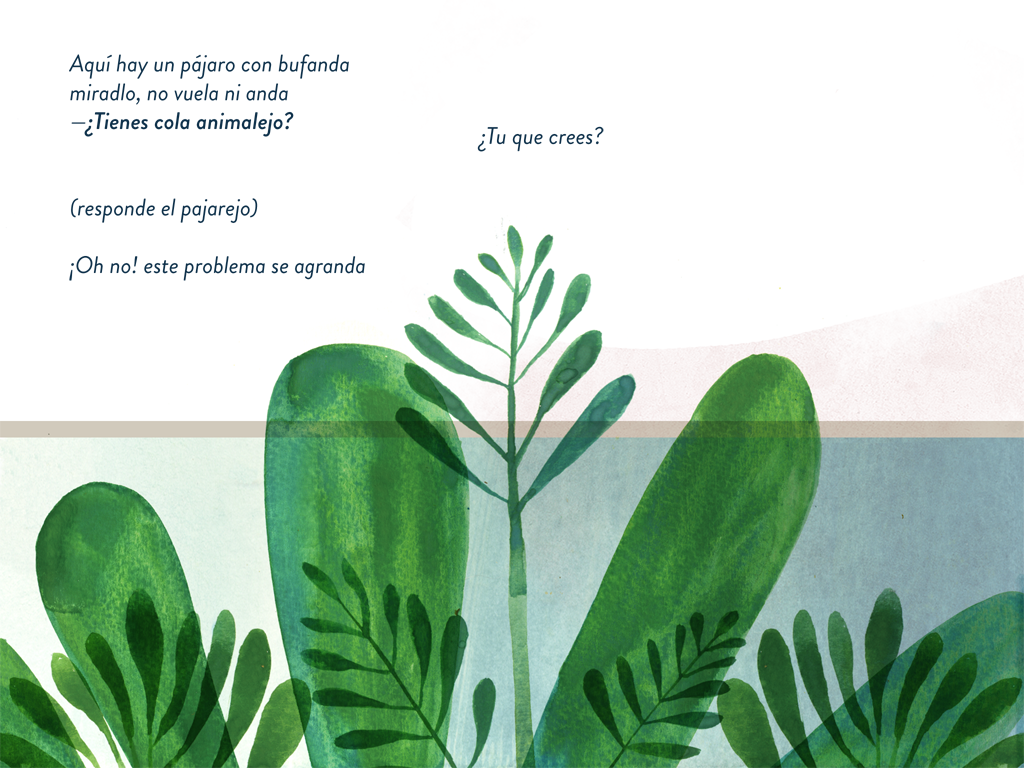
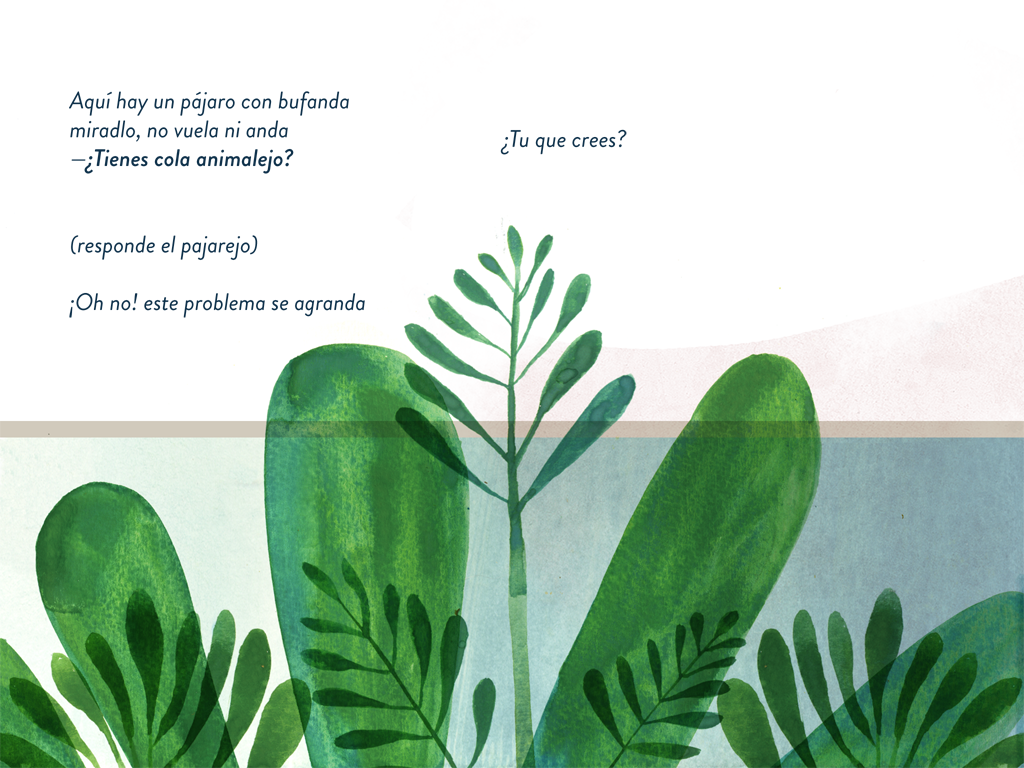
Revision of a layered (1024, 768) image; what changed, layer by layer:
painted on "text" over (69, 54, 604, 318)
added layer "text2" above "fondo" over (500, 129, 627, 155)
